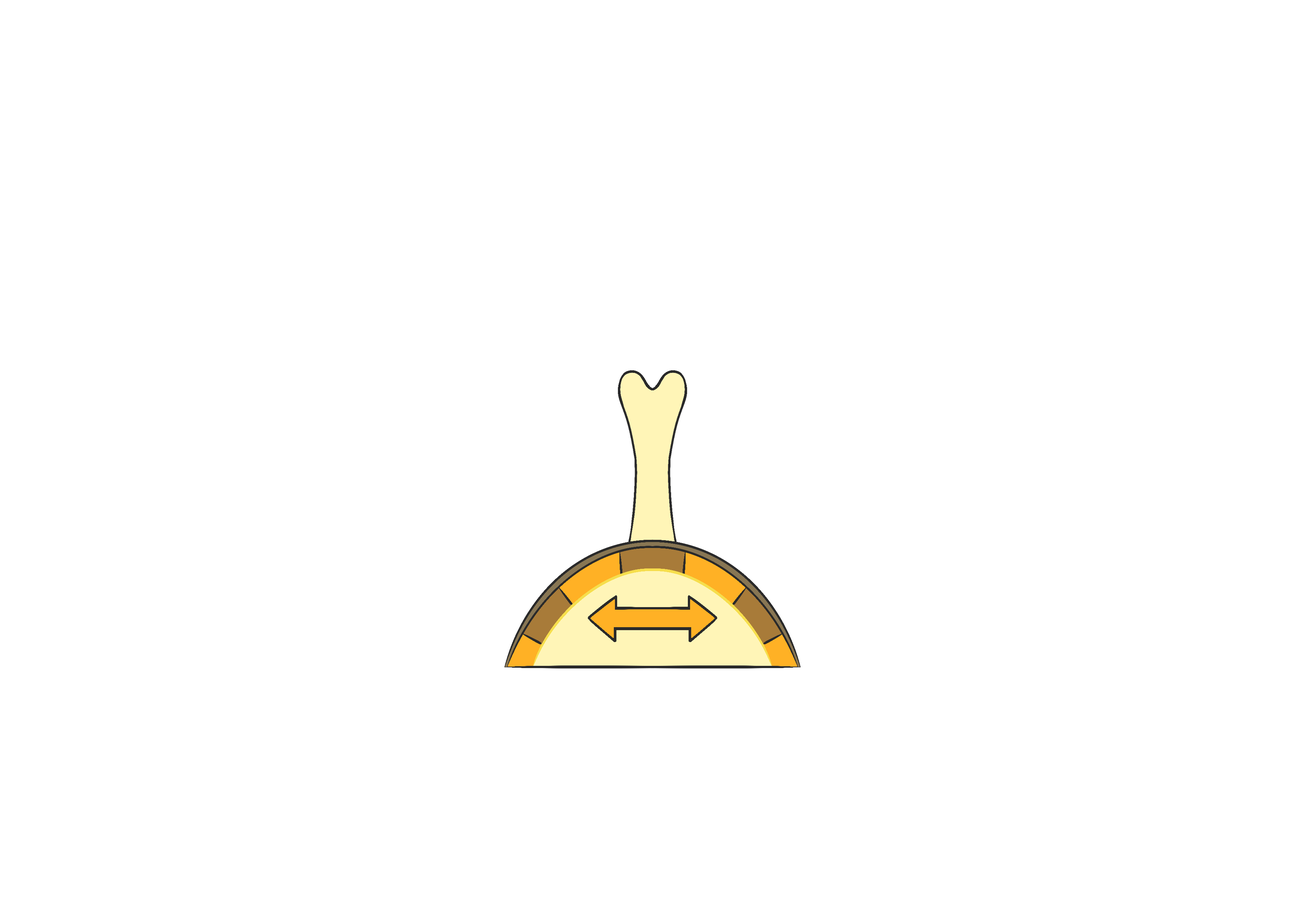
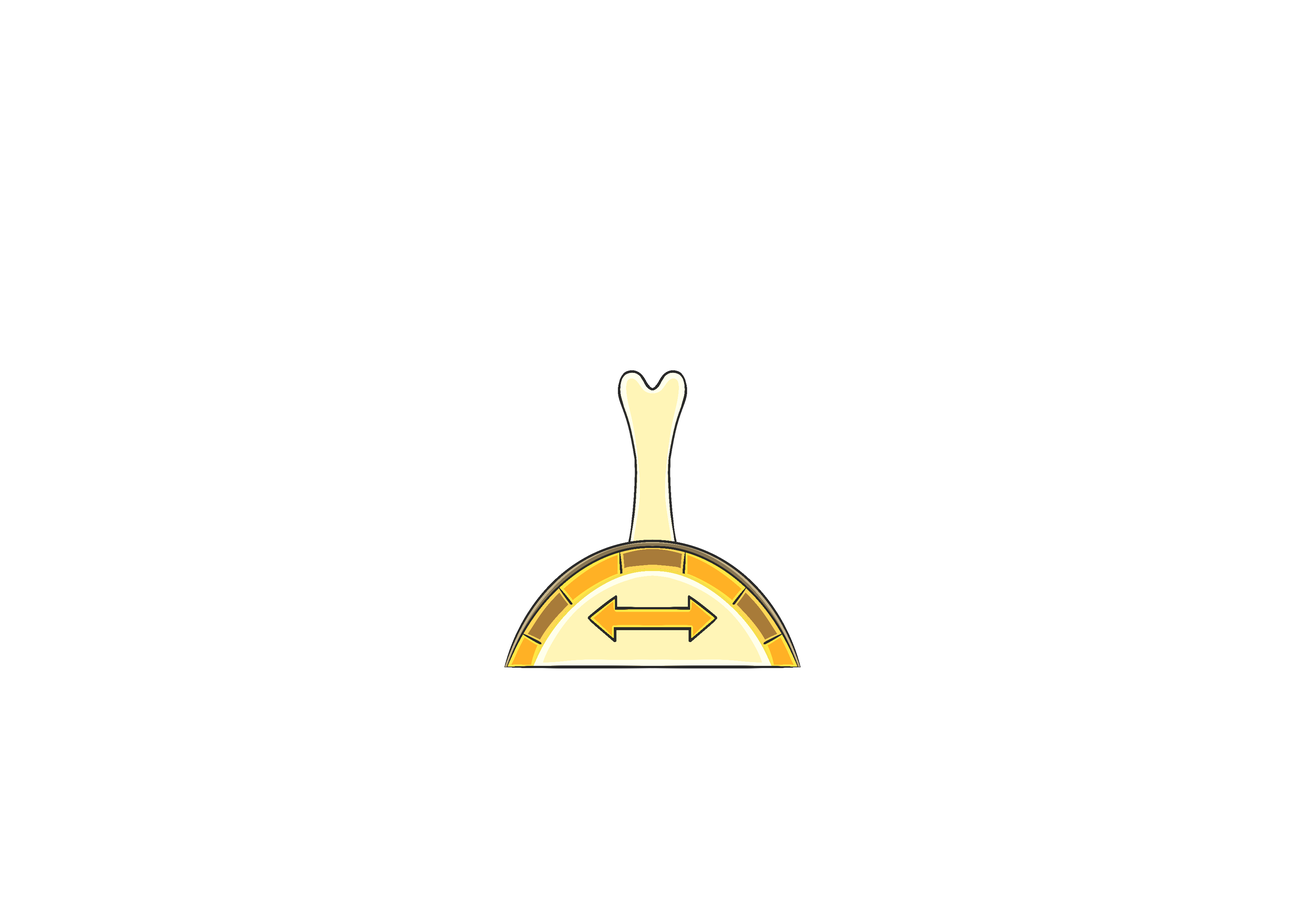
Two versions of the same layered image (1305x922). Layer-by-layer changes:
painted on "Lever_Top" over [left=505, top=542, right=800, bottom=668]
painted on "Lever_Buttom" over [left=619, top=373, right=685, bottom=583]
